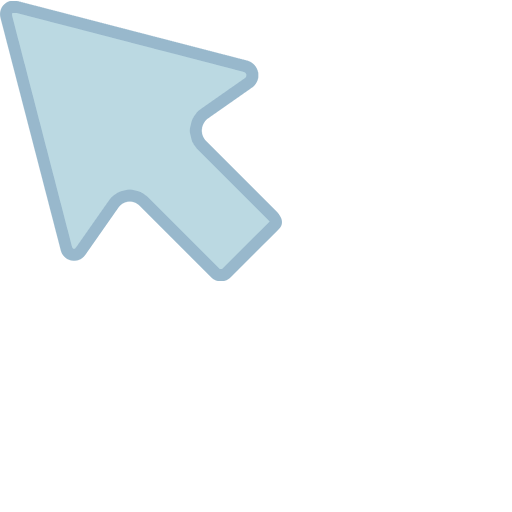
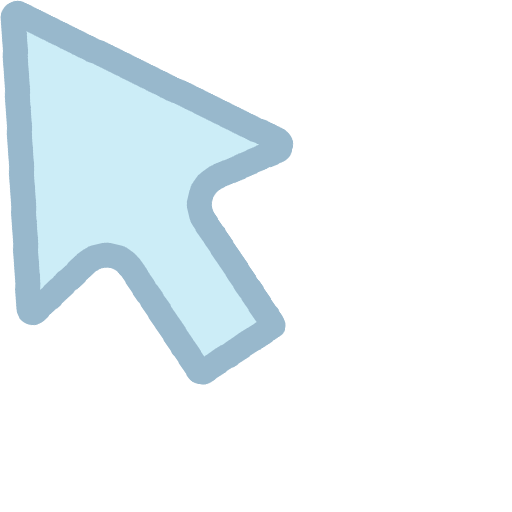
Layer changes from the first (512, 512) image to the second:
painted on "cursor" over [0, 0, 294, 385]
